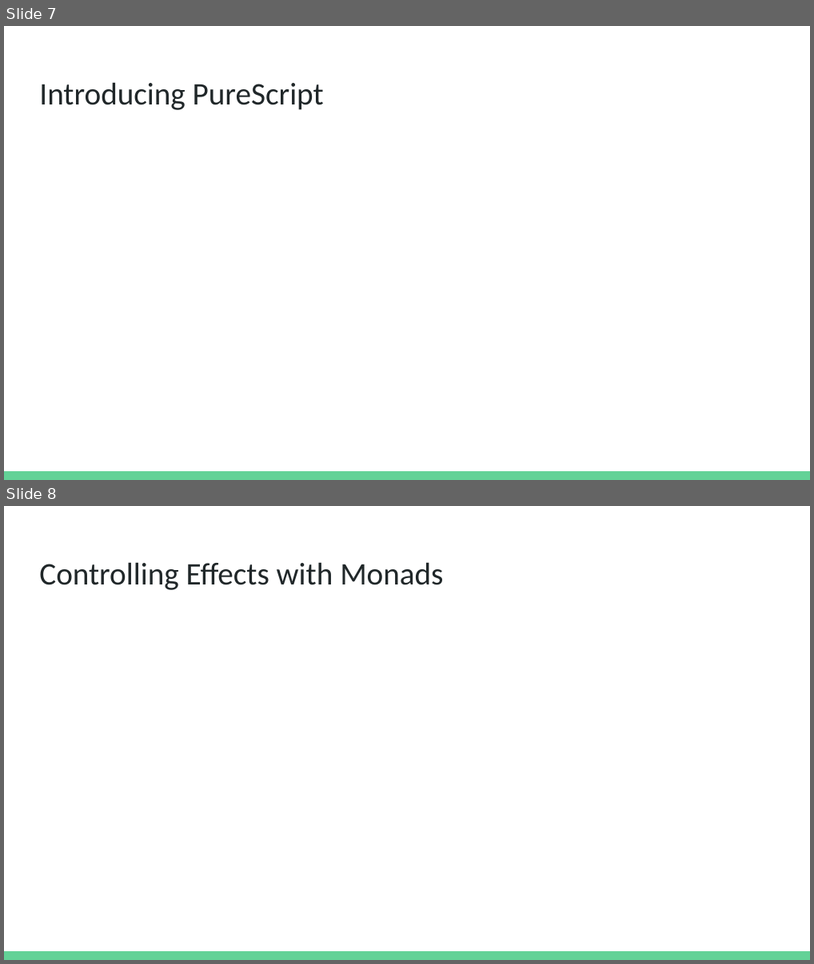
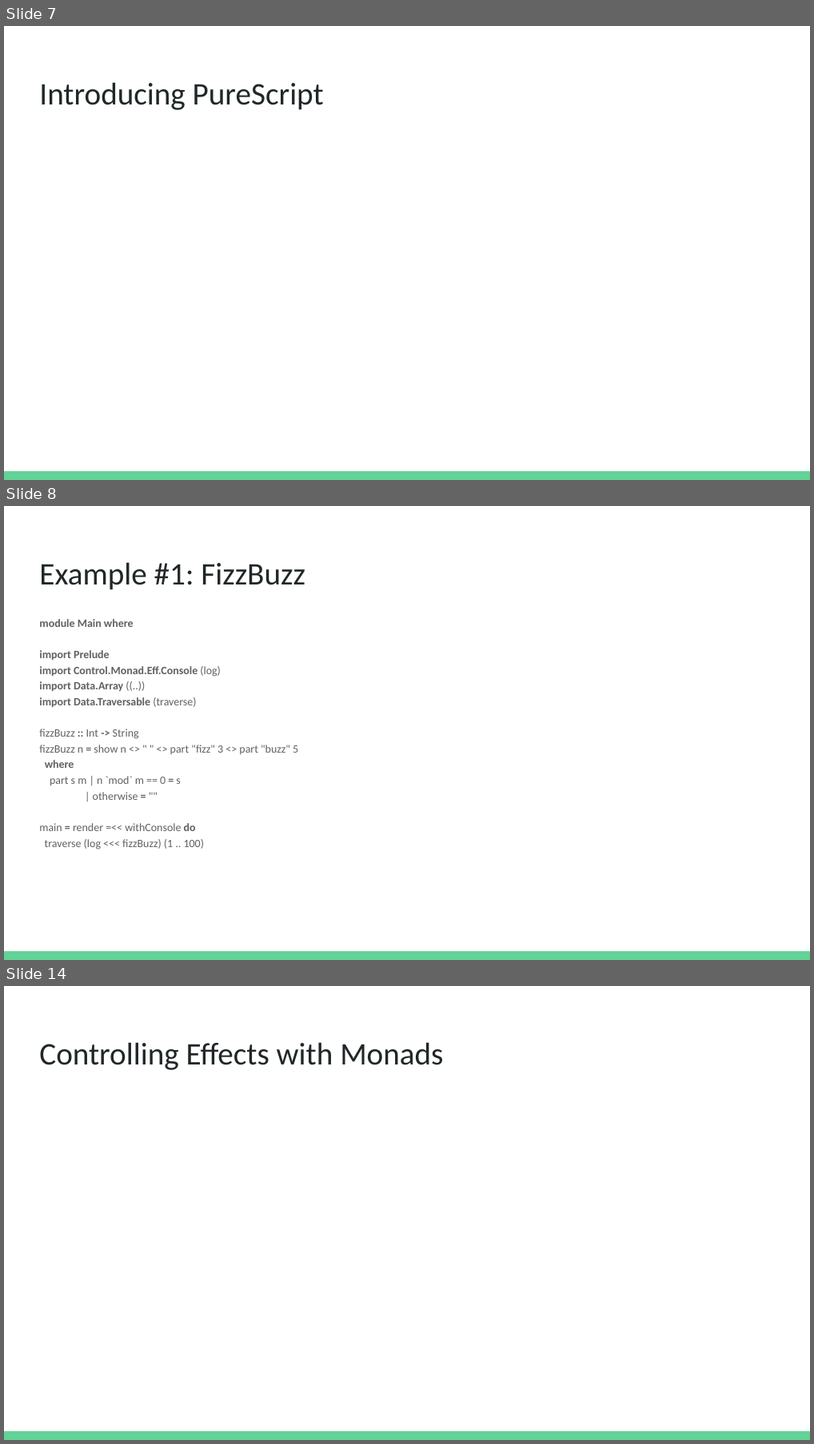
Before and after one commit to seanwestfall/purescript_presentation, a slide deck: pptx/PureScript- JS.la presentation.pptx. Shown one above the other, each under a label of ours: slides 7 and 8 before the commit, slides 7, 8 and 14 after it; the slides between them are not shown. The pictures are 814x964 and 814x1444 pixels, drawn with LibreOffice and Linux fonts; fonts in the diff are those of the drawing. Boxes give left, top, right and bottom in pixels: in the first picture for what was removed or moved away, otherwise in the second. Text is boxed around its words. In the diff, an @@ line names an element or a change of style, - is before the commit and + after.

```diff
--- a/pptx/PureScript- JS.la presentation.pptx
+++ b/pptx/PureScript- JS.la presentation.pptx
@@ slide 8 added at [4,506,810,960], background #FFFFFF; not listed: 1 template element that a slide beside it also shows @@
@@ title added at [39,562,306,590], 28 pt, text #202729 @@
+Example #1: FizzBuzz
@@ text added at [39,619,298,849], 10 pt, text #616161 @@
+module Main where
+import Prelude
+import Control.Monad.Eff.Console (log)
+import Data.Array ((..))
+import Data.Traversable (traverse)
+fizzBuzz :: Int -> String
+fizzBuzz n = show n <> " " <> part "fizz" 3 <> part "buzz" 5
+where
+part s m | n `mod` m == 0 = s
+| otherwise = ""
+main = render =<< withConsole do
+traverse (log <<< fizzBuzz) (1 .. 100)
@@ what was slide 8 is now slide 14 @@
```
Also in this commit, not shown: 3 slides changed, 6 other slides added, 1 slide removed, 1 other file.
